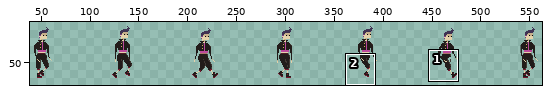
Sprite sheet, stored at Assets/Resources/Art/Sprites/Guard/Guard Walk.png. Above, an overview of the earlier version with the close-up marked.
Close-up. Before the commit:
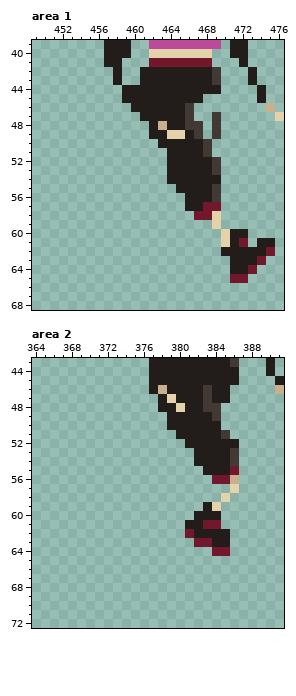
The file is 582x84 pixels. Shown: area 1: x 449..476, y 39..68; area 2: x 364..391, y 43..72. The wide view leaves out empty margins.
Now the later version:
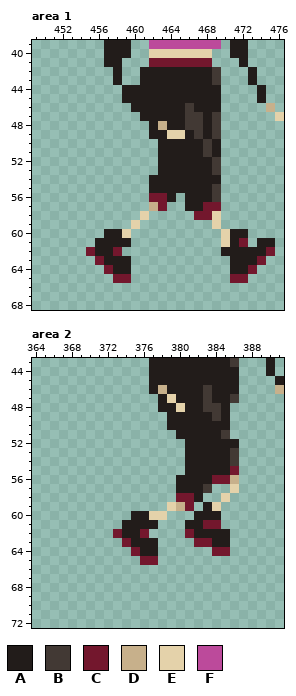
Palette (. is transparent): A #221c1a  B #423934  C #73172d  D #c7b08b  E #e4d2aa  F #bc4a9b
Difference:
Changed rows in their new state; - is an unchanged pixel.
Area 1:
first column x 455:
45 -------------AA
46 ------------AAA
47 ------------BA-
48 -------------A-
49 -------------A-
50 --------------A
51 --------A-----A
52 --------A------
53 --------A------
54 -------AA------
55 -------AAA-----
56 -------CCA-----
57 -------DC------
58 ------E--------
59 -----E---------
60 --AAE----------
61 -AAAA----------
62 CAAC-----------
63 -CAAA----------
64 --CAA----------
65 ---CC----------
Area 2:
first column x 373:
46 -------------A
47 -------------B
48 ------------A-
49 ------------A-
50 ------------A-
53 --------A-----
54 --------A-----
55 --------AA----
56 -------AAAA---
57 -------AAAB---
58 -------CCA----
59 ------EDC-----
60 --AAEE--------
61 -AAAA---------
62 CAAC----------
63 -CAAA---------
64 --CAA---------
65 ---CC---------
Changed places in both close-ups, as pixel boxes (x1, y1, x2, y2):
added: (86, 94, 221, 283)
added: (221, 385, 239, 430)
added: (113, 448, 212, 565)
